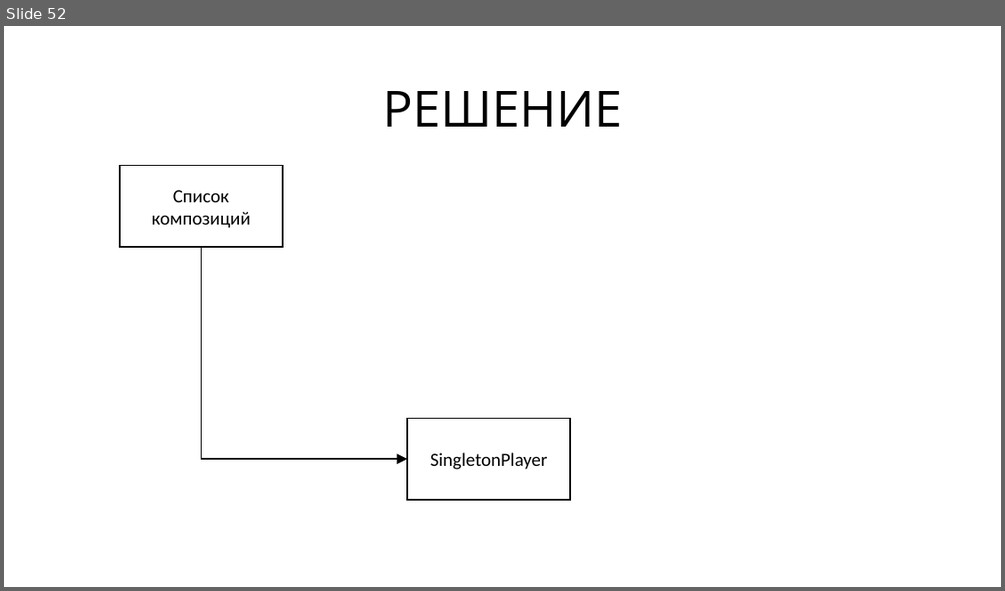
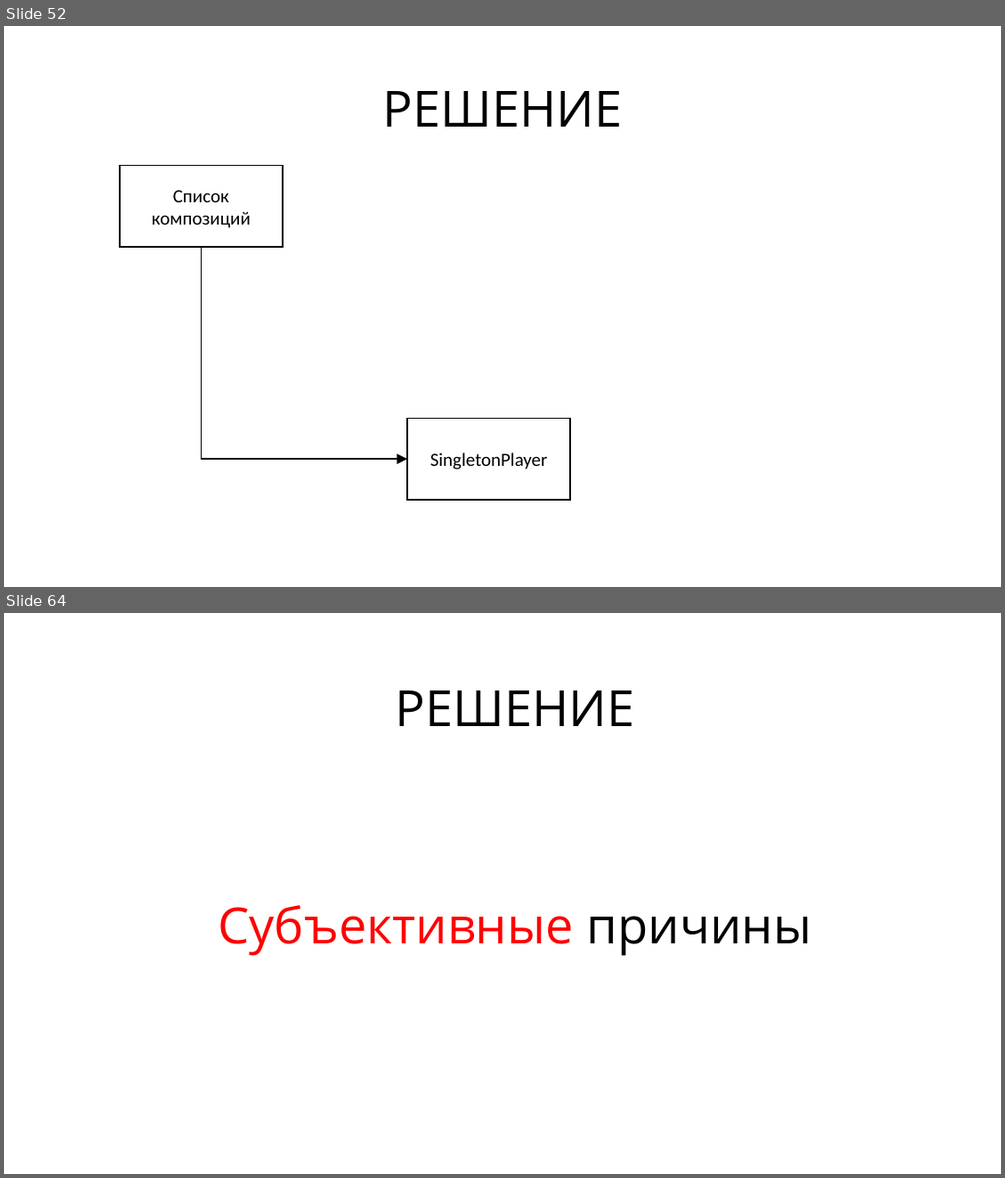
Before and after one commit to rkhaimov/brain-gym, a slide deck: Презентация.pptx. Shown one above the other, each under a label of ours: slide 52 before the commit, slides 52 and 64 after it; the slides between them are not shown. The pictures are 1005x591 and 1005x1178 pixels, drawn with LibreOffice and Linux fonts; fonts in the diff are those of the drawing. Boxes give left, top, right and bottom in pixels: in the first picture for what was removed or moved away, otherwise in the second. Text is boxed around its words. In the diff, an @@ line names an element or a change of style, - is before the commit and + after.

```diff
--- a/Презентация.pptx
+++ b/Презентация.pptx
@@ slide 64 added at (4,613,1001,1174), background #FFFFFF @@
@@ text added at (396,690,635,726), 48 pt, text #000000 @@
+РЕШЕНИЕ
@@ text added at (218,905,811,956), 48 pt, text #FF0000 @@
+Субъективные причины
```
Also in this commit, not shown: 47 other slides added, 1 slide removed, 1 other file.
